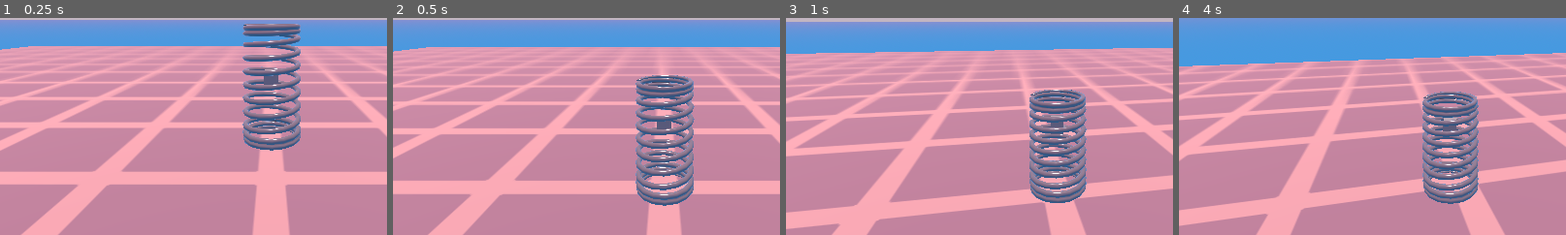
Above: before the commit, frames 1-4 (left to right).
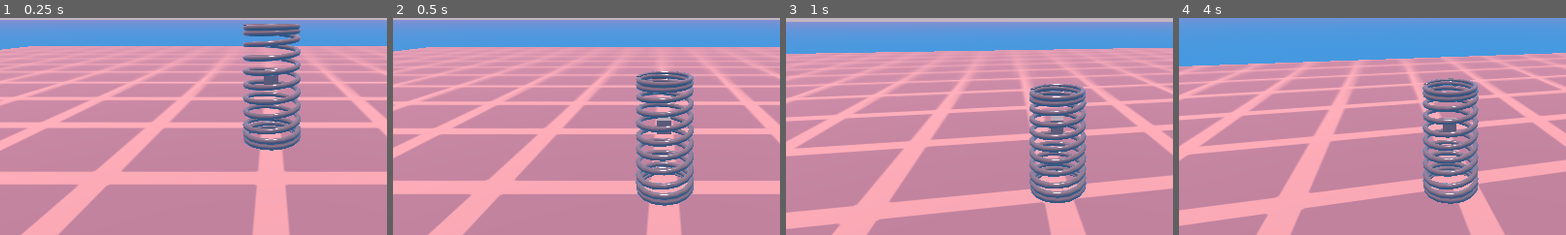
Above: after the commit, the same moments.

Repository: Althories/springstar
Game: Godot game, scene res://Scenes/Levels/main.tscn
Two runs of this game, one before a commit and one after it. Both use one fixed random seed, a clock stepped at 60 frames per second and the inputs below.
Inputs (mouse positions are % of the whole screen's width and height, from its top left):
- Up to frame 1 (0.25 s): no input
- Up to frame 2 (0.5 s): no input
- Up to frame 3 (1 s): move the mouse to (55, 50) at 0.52 s; press the mouse at (55, 50) at 0.53 s; hold W (move_forward) from 0.53 s (still down); tap Space (jump) at 0.77 s
- Up to frame 4 (4 s): keep holding W (move_forward); move the mouse to (45, 50) at 1.27 s; release the mouse at (45, 50) at 1.28 s; click (45, 50) at 1.35 s; tap Space (jump) at 1.52, 3.02, 3.77 s; move the mouse to (52, 48) at 2.02 s; press the mouse at (52, 48) at 2.03 s; move the mouse to (49, 52) at 2.77 s; release the mouse at (49, 52) at 2.78 s; click (49, 52) at 2.85 s; move the mouse to (57, 51) at 3.52 s; press the mouse at (57, 51) at 3.53 s
The pictures show only the part of the screen within x 15-65%, y 50-100%; the shares and areas given below are measured in that part.

Frame 1 is identical in both runs. In frame 2, 4.6% of the frame differs, in the area x 62-78%, y 24-80%; in frame 3, 4.8%; in frame 4, 5.0%, in the area x 62-78%, y 27-80%.

Commit message:
Lowered default idle animation speed
1.5 is comically fast

Diff:
--- a/Scripts/SpringCharacter/spring_script.gd
+++ b/Scripts/SpringCharacter/spring_script.gd
@@ -16,7 +16,7 @@
 @onready var camera: Node3D = $CamPivot/SpringArm3D/Camera3D
 @export var sens = 0.15
 @export var idle_bounce_wait_time = 20
-@export var idle_anim_speed = 1.5
+@export var idle_anim_speed = 0.5
 
 var can_ground_bounce = true
 var bounce_timer = 0
